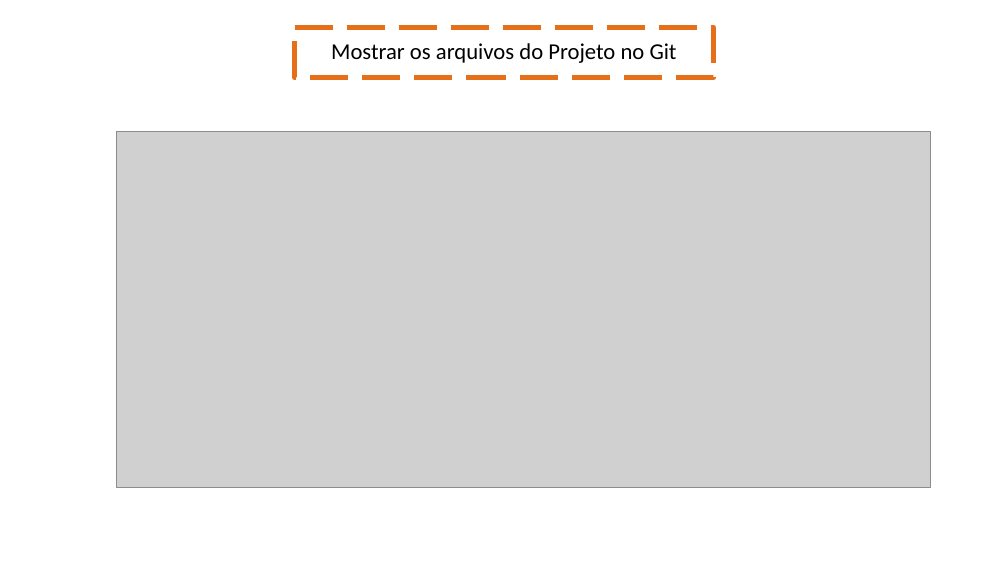
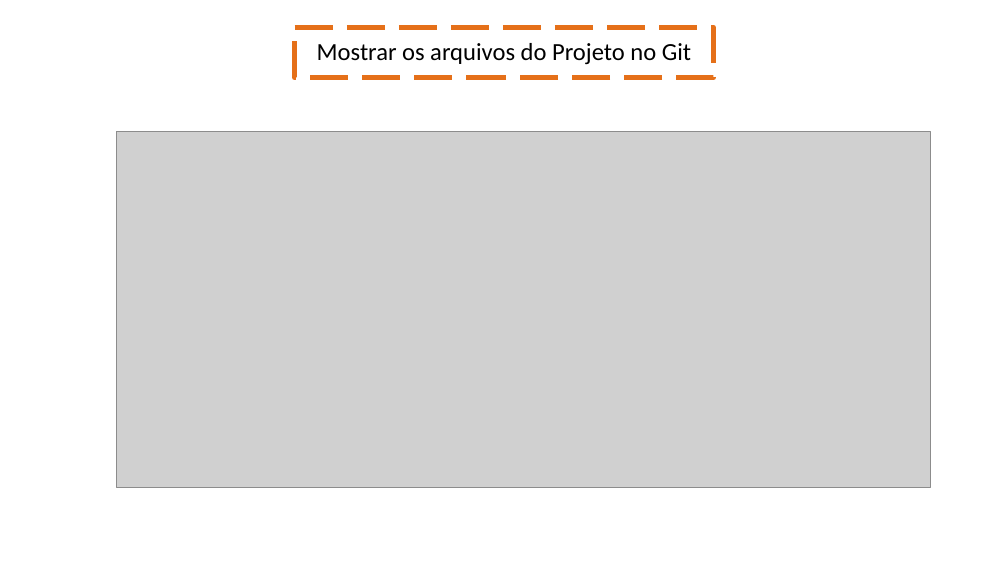
Before and after one commit to diegozn/busfacility, a slide deck: slide 12 of Apresentação/Sprint 2.pptx (slide 10 before the commit). Drawn at 1008x567 pixels with LibreOffice and Linux fonts; fonts in the diff are those of the drawing; grey boxes stand for pictures; background and template pictures are left out. Boxes give left, top, right and bottom in pixels: in the first picture for what was removed or moved away, otherwise in the second. Text is boxed around its words. In the diff, an @@ line names an element or a change of style, - is before the commit and + after.

```diff
--- a/Apresentação/Sprint 2.pptx
+++ b/Apresentação/Sprint 2.pptx
@@ rectangle "Mostrar os arquivos do Projeto ..." at (x1=294, y1=27, x2=714, y2=78): size 21.6 to 23.4 pt @@
```
Also in this commit, not shown: 3 other slides changed, 2 slides added.
